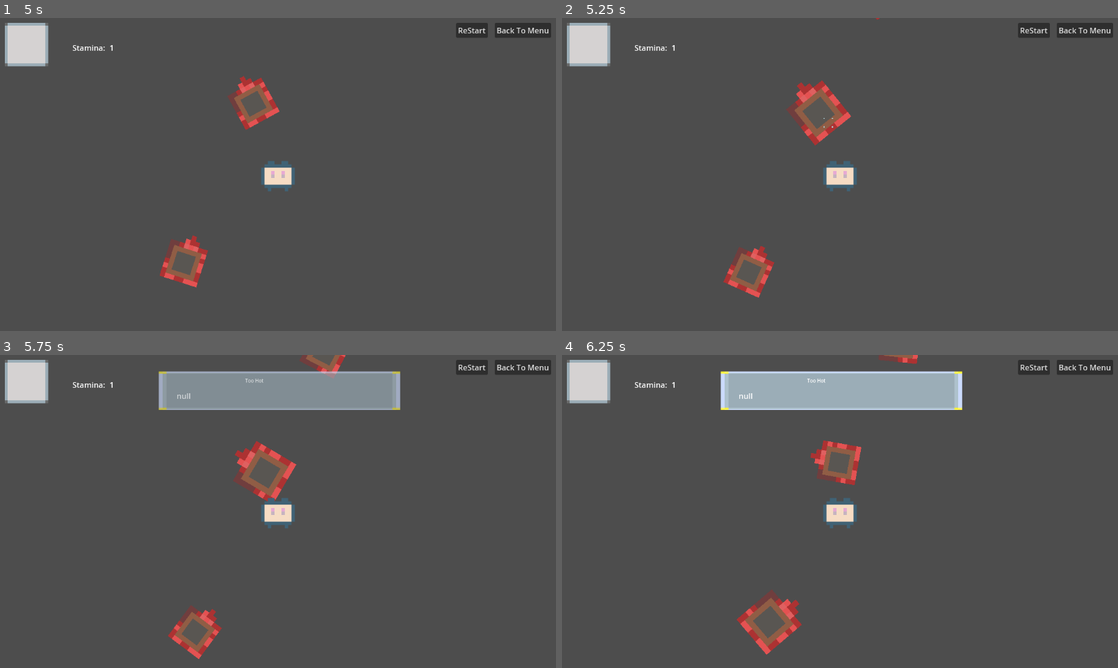
Above: before the commit, frames 1-4 (two rows, left to right).
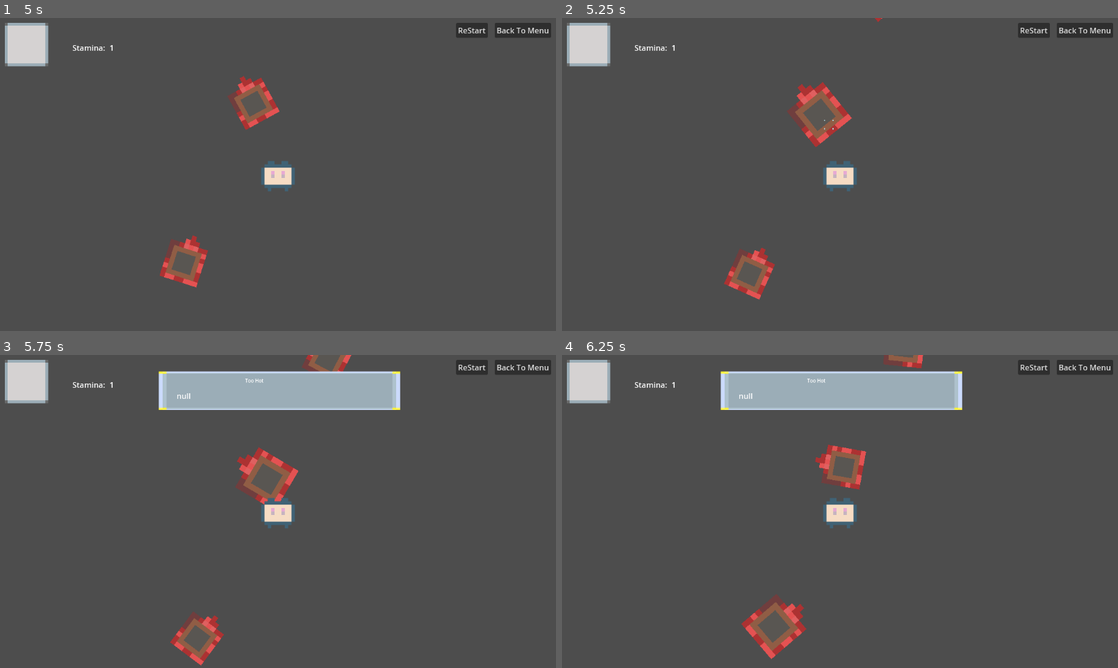
Above: after the commit, the same moments.

Repository: icysamon/LightYearsTraveler
Game: Godot game, scene res://scene/main/menu.tscn
Two runs of this game, one before a commit and one after it. Both use one fixed random seed, a clock stepped at 60 frames per second and the inputs below.
Inputs (mouse positions are in pixels of both pictures, inside the frame that each line leads up to):
- Up to frame 1 (5 s): click "Start" at 0.5 s; click "ReStart" at 1.25 s; click "ReStart" at 2 s; click "ReStart" at 2.75 s; click "Back To Menu" at 3.5 s; click "Start" at 4.25 s
- Up to frame 2 (5.25 s): move the mouse to (817, 102) at 5.02 s; press the mouse at (817, 102) at 5.03 s
- Up to frame 3 (5.75 s): no input
- Up to frame 4 (6.25 s): move the mouse to (756, 633) at 5.77 s; release the mouse at (756, 633) at 5.78 s; click (756, 633) at 5.85 s

Frame 1 is identical in both runs. In frame 2, 0.8% of the frame differs, in the area x 29-58%, y 0-90%; in frame 3, 7.7%, in the area x 28-72%, y 0-100%; in frame 4, 2.1%.

Commit message:
fix: display tip when planet energy is 0

Diff:
--- /dev/null
+++ b/resource/event/you_should_leave.tres
@@ -0,0 +1,9 @@
+[gd_resource type="Resource" script_class="Event" load_steps=2 format=3 uid="uid://j8tctdix3ido"]
+
+[ext_resource type="Script" path="res://scripts/ref_counted_event.gd" id="1_4ing0"]
+
+[resource]
+script = ExtResource("1_4ing0")
+name = "You Should Leave"
+description = "You can not get anything from this planet."
+stamina = 0
--- a/scripts/global.gd
+++ b/scripts/global.gd
@@ -5,7 +5,7 @@
 @onready var animation_click = $AnimationClick
 @onready var animation_player = $AnimationPlayer
 
-@export var speed = 100
+
 
 
 const PLANET_QUANTITY = 100
@@ -38,7 +38,8 @@
 
 		creation_radius += R_INCREMENT
 
-	pass # Replace with function body.
+	pass
+
 
 func _draw():
 	if player.stamina <= 0 and flag_move:
@@ -48,7 +49,7 @@
 func _process(delta):
 	if player.stamina > 0 and flag_move:
 		var target_normalized = (target - player.position).normalized()
-		player.position += target_normalized * speed * delta
+		player.position += target_normalized * player.speed * delta
 	elif player.stamina <= 0:
 		queue_redraw()
 
@@ -57,7 +58,7 @@
 			last_target_normalized = (target - player.position).normalized()
 
 		elif flag_move and !can_move:
-			player.position += last_target_normalized * speed * delta
+			player.position += last_target_normalized * player.speed * delta
 			pass
 
 
--- a/scripts/planet.gd
+++ b/scripts/planet.gd
@@ -40,9 +40,6 @@
 	preload("res://assets/planet/autumn.png"),
 	preload("res://assets/planet/winter.png"),
 ]
-
-
-
 
 # tween
 var default_scale : Vector2 = Vector2.ONE
@@ -190,9 +187,12 @@
 	elif get_player and planet_energy <= 0:
 		if !flag_tip:
 			flag_tip = true
+			# display event: "you should leave"
 			var tip = TIP.instantiate()
-			tip.scale = Vector2.ONE * 0.5
-			get_tree().root.get_node("Node2D/Player/Camera2D").add_child(tip)
+			event = load("res://resource/event/you_should_leave.tres")
+			tip.event_name = event.name
+			tip.event_description = event.description
+			player.get_node("Camera2D/UI").add_child(tip)
 	pass
 
 
--- a/scripts/player.gd
+++ b/scripts/player.gd
@@ -4,6 +4,7 @@
 
 var stamina : int = 1
 var area_name = "player"
+var speed : int = 120
 
 var flag_game_over : bool = false
 
